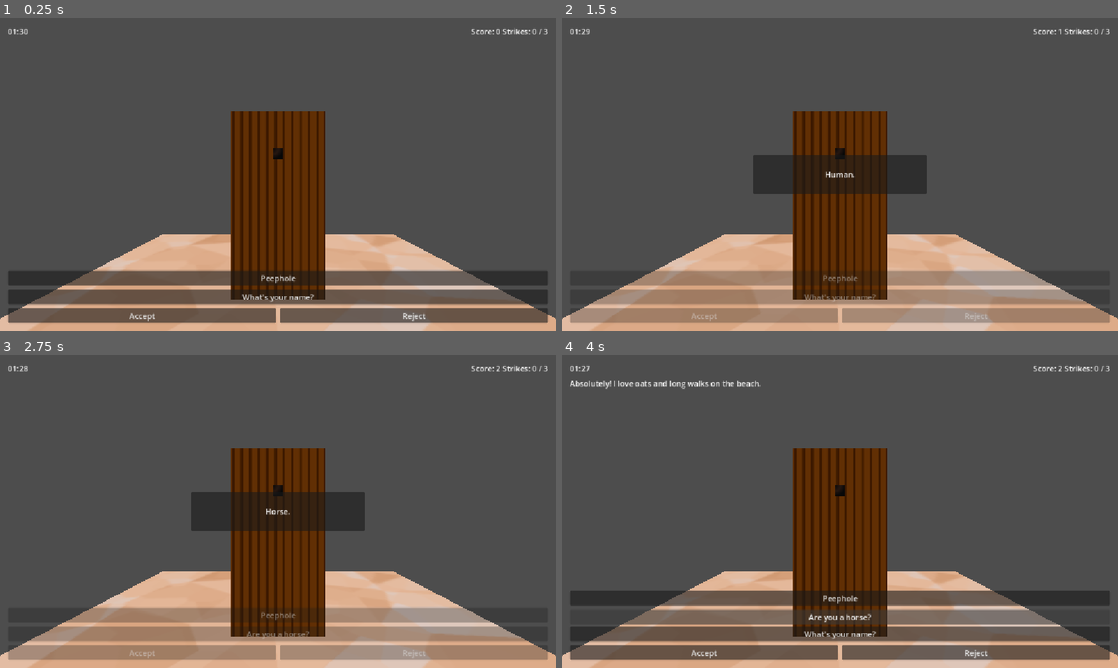
Above: before the commit, frames 1-4 (two rows, left to right).
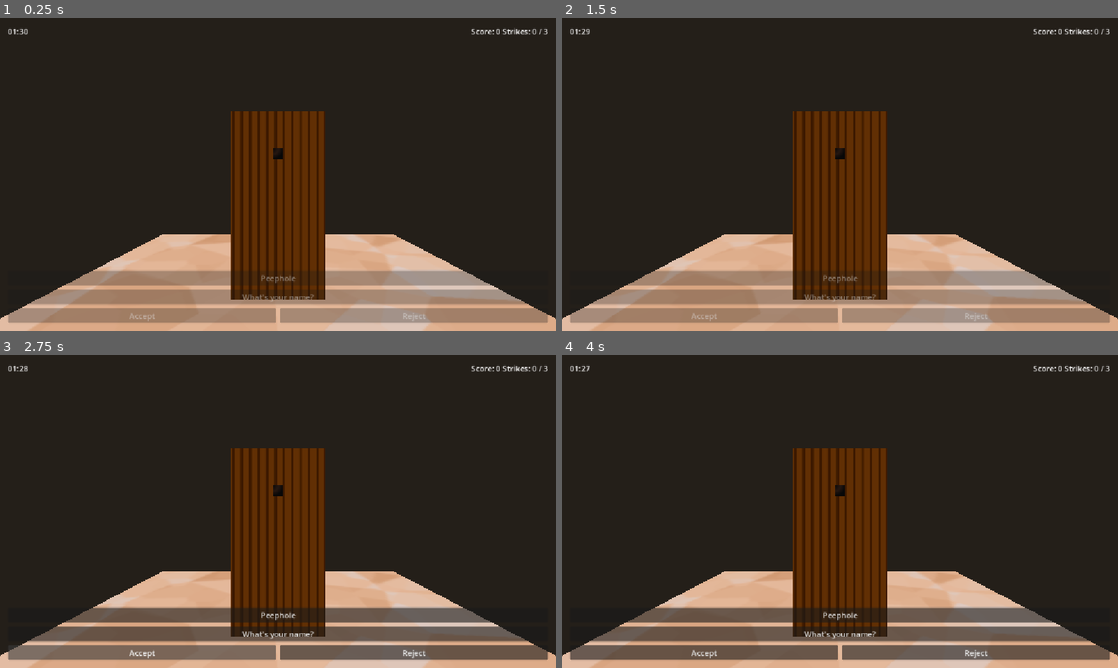
Above: after the commit, the same moments.

Repository: CameronDoodle/centaur-game
Game: Godot game, scene res://scenes/main.tscn
Two runs of this game, one before a commit and one after it. Both use one fixed random seed, a clock stepped at 60 frames per second and the inputs below. Sound files missing from this copy of the repository are replaced by a short silence.
Inputs (mouse positions are in pixels of both pictures, inside the frame that each line leads up to):
- Up to frame 1 (0.25 s): no input
- Up to frame 2 (1.5 s): click (706, 315) at 0.5 s, where only the run before the commit has a clickable "Accept"; tap Enter at 1.25 s
- Up to frame 3 (2.75 s): click (144, 652) at 2 s, where only the run before the commit has a clickable "Accept"
- Up to frame 4 (4 s): click (840, 614) at 2.75 s, where only the run after the commit has a clickable "Peephole"; click "Are you a horse?" (after the commit: "Back") at 3.5 s

The runs differ from the first frame. In frame 1, 79% of the frame differs, in the area x 0-100%, y 0-98%; in frame 2, 70%; in frame 3, 81%; in frame 4, 72%.

Commit message:
feat: added human, horse, and centaur models and audio

Diff:
--- /dev/null
+++ b/code/centaur.gd
@@ -0,0 +1,150 @@
+extends Node3D
+
+## Parents the man's waist onto the horse withers and hides leftover head/legs.
+
+@export var torso_offset := Vector3(0.0, 0.2, -0.3)
+@export var horse_idle_hint := "Idle"
+@export var man_idle_hint := "Man_Idle"
+
+const HORSE_HIDE_BONES: PackedStringArray = ["Neck", "Head"]
+const MAN_HIDE_BONES: PackedStringArray = [
+	"UpperLeg.L",
+	"LowerLeg.L",
+	"UpperLeg.R",
+	"LowerLeg.R",
+	"Foot.L",
+	"Foot.R",
+]
+const BONE_HIDE_SCALE := Vector3(0.01, 0.01, 0.01)
+
+@onready var _horse: Node3D = $Horse
+@onready var _man: Node3D = $Man
+
+var _horse_skeleton: Skeleton3D
+var _man_skeleton: Skeleton3D
+var _shoulder_bone: int = -1
+var _hips_bone: int = -1
+var _horse_hide_indices: PackedInt32Array = []
+var _man_hide_indices: PackedInt32Array = []
+
+
+func _ready() -> void:
+	process_priority = 100
+	_horse_skeleton = _find_skeleton(_horse)
+	_man_skeleton = _find_skeleton(_man)
+	if _horse_skeleton == null or _man_skeleton == null:
+		push_error("Centaur: missing Skeleton3D on Horse or Man.")
+		set_process(false)
+		return
+	_shoulder_bone = _horse_skeleton.find_bone("Shoulders")
+	_hips_bone = _man_skeleton.find_bone("Hips")
+	if _shoulder_bone < 0 or _hips_bone < 0:
+		push_error("Centaur: Could not find Shoulders or Hips bones.")
+		set_process(false)
+		return
+	_horse_hide_indices = _bone_indices(_horse_skeleton, HORSE_HIDE_BONES)
+	_man_hide_indices = _bone_indices(_man_skeleton, MAN_HIDE_BONES)
+	_zero_bone_rest_positions(_horse_skeleton, _horse_hide_indices)
+	_make_unshaded(_horse)
+	_make_unshaded(_man)
+	_play_idle(_horse, horse_idle_hint)
+	_play_idle(_man, man_idle_hint)
+	_apply_hidden_bone_scales()
+	_glue_torso()
+
+
+func _process(_delta: float) -> void:
+	_apply_hidden_bone_scales()
+	_glue_torso()
+
+
+func _glue_torso() -> void:
+	var shoulder_world := _bone_world_position(_horse_skeleton, _shoulder_bone)
+	var hips_world := _bone_world_position(_man_skeleton, _hips_bone)
+	var offset_world := _horse.to_global(torso_offset) - _horse.global_position
+	_man.global_position += shoulder_world + offset_world - hips_world
+
+
+func _apply_hidden_bone_scales() -> void:
+	_collapse_bones(_horse_skeleton, _horse_hide_indices)
+	_collapse_bones(_man_skeleton, _man_hide_indices)
+
+
+func _zero_bone_rest_positions(skeleton: Skeleton3D, indices: PackedInt32Array) -> void:
+	for bone_index in indices:
+		var rest := skeleton.get_bone_rest(bone_index)
+		rest.origin = Vector3.ZERO
+		skeleton.set_bone_rest(bone_index, rest)
+
+
+func _collapse_bones(skeleton: Skeleton3D, indices: PackedInt32Array) -> void:
+	for bone_index in indices:
+		skeleton.set_bone_pose_scale(bone_index, BONE_HIDE_SCALE)
+		skeleton.set_bone_pose_position(bone_index, Vector3.ZERO)
+
+
+func _bone_indices(skeleton: Skeleton3D, names: PackedStringArray) -> PackedInt32Array:
+	var indices := PackedInt32Array()
+	for bone_name in names:
+		var bone_index := skeleton.find_bone(bone_name)
+		if bone_index < 0:
+			push_warning("Centaur: bone not found: %s" % bone_name)
+			continue
+		indices.append(bone_index)
+	return indices
+
+
+func _bone_world_position(skeleton: Skeleton3D, bone_index: int) -> Vector3:
+	return skeleton.to_global(skeleton.get_bone_global_pose(bone_index).origin)
+
+
+func _play_idle(root: Node, hint: String) -> void:
+	var player := _find_animation_player(root)
+	if player == null:
+		return
+	var anim_name := ""
+	for candidate in player.get_animation_list():
+		if hint in candidate:
+			anim_name = candidate
+			break
+	if anim_name.is_empty():
+		return
+	var animation := player.get_animation(anim_name)
+	if animation:
+		animation.loop_mode = Animation.LOOP_LINEAR
+	player.play(anim_name)
+
+
+func _make_unshaded(root: Node) -> void:
+	if root is MeshInstance3D:
+		var mesh_instance := root as MeshInstance3D
+		var mesh := mesh_instance.mesh
+		if mesh:
+			for surface_index in mesh.get_surface_count():
+				var material := mesh_instance.get_active_material(surface_index)
+				if material is BaseMaterial3D:
+					var unique_material := (material as BaseMaterial3D).duplicate() as BaseMaterial3D
+					unique_material.shading_mode = BaseMaterial3D.SHADING_MODE_UNSHADED
+					mesh_instance.set_surface_override_material(surface_index, unique_material)
+	for child in root.get_children():
+		_make_unshaded(child)
+
+
+func _find_skeleton(root: Node) -> Skeleton3D:
+	if root is Skeleton3D:
+		return root
+	for child in root.get_children():
+		var found := _find_skeleton(child)
+		if found:
+			return found
+	return null
+
+
+func _find_animation_player(root: Node) -> AnimationPlayer:
+	if root is AnimationPlayer:
+		return root
+	for child in root.get_children():
+		var found := _find_animation_player(child)
+		if found:
+			return found
+	return null
--- /dev/null
+++ b/code/subject_idle.gd
@@ -0,0 +1,26 @@
+extends Node3D
+
+@export var idle_hint := "Idle"
+
+
+func _ready() -> void:
+	var player := _find_animation_player(self)
+	if player == null:
+		return
+	for candidate in player.get_animation_list():
+		if idle_hint in candidate:
+			var animation := player.get_animation(candidate)
+			if animation:
+				animation.loop_mode = Animation.LOOP_LINEAR
+			player.play(candidate)
+			return
+
+
+func _find_animation_player(root: Node) -> AnimationPlayer:
+	if root is AnimationPlayer:
+		return root
+	for child in root.get_children():
+		var found := _find_animation_player(child)
+		if found:
+			return found
+	return null
--- a/code/subject_presenter.gd
+++ b/code/subject_presenter.gd
@@ -24,8 +24,7 @@
 	side_window = parent.get_node("world/side_window") as Node3D
 	if gate_camera:
 		_gate_camera_rest_transform = gate_camera.transform
-	if peephole_camera and subject_anchor:
-		peephole_camera.look_at(subject_anchor.global_position, Vector3.UP)
+	_aim_peephole_at_face()
 	if door_open:
 		door_open.visible = false
 	if side_window:
@@ -38,6 +37,7 @@
 		return
 	_subject_instance = subject_scene.instantiate() as Node3D
 	subject_anchor.add_child(_subject_instance)
+	_aim_peephole_at_face()
 
 
 func clear_subject() -> void:
@@ -60,6 +60,7 @@
 	)
 	_zoom_tween = create_tween()
 	_zoom_tween.tween_property(gate_camera, "global_transform", zoom_target, 0.35)
+	_aim_peephole_at_face()
 	_zoom_tween.tween_callback(func() -> void:
 		peephole_camera.current = true
 		if on_complete.is_valid():
@@ -94,7 +95,7 @@
 		door_open.visible = true
 	if side_window:
 		side_window.visible = false
-	_tween_subject(Vector3(0.0, 1.0, 1.5), on_complete)
+	_tween_subject(Vector3(0.0, 0.0, 1.5), on_complete)
 
 
 func play_reject(on_complete: Callable = Callable()) -> void:
@@ -104,7 +105,26 @@
 		door_open.visible = false
 	if side_window:
 		side_window.visible = true
-	_tween_subject(Vector3(1.4, 1.0, 0.2), on_complete)
+	_tween_subject(Vector3(1.4, 0.0, 0.2), on_complete)
+
+
+func _aim_peephole_at_face() -> void:
+	if peephole_camera == null:
+		return
+	var target := _face_global_position()
+	if peephole_camera.global_position.is_equal_approx(target):
+		return
+	peephole_camera.look_at(target, Vector3.UP)
+
+
+func _face_global_position() -> Vector3:
+	if _subject_instance and is_instance_valid(_subject_instance):
+		var face := _subject_instance.find_child("Face", true, false) as Node3D
+		if face:
+			return face.global_position
+	if subject_anchor:
+		return subject_anchor.global_position + Vector3(0.0, 1.45, 0.0)
+	return Vector3.ZERO
 
 
 func _tween_subject(target: Vector3, on_complete: Callable) -> void:
@@ -114,6 +134,7 @@
 		return
 	if _move_tween:
 		_move_tween.kill()
+	target.y = _subject_instance.global_position.y
 	_move_tween = create_tween()
 	_move_tween.tween_property(_subject_instance, "global_position", target, 1.2)
 	_move_tween.tween_callback(func() -> void:
--- a/resources/subjects/centaur_01.tres
+++ b/resources/subjects/centaur_01.tres
@@ -1,11 +1,17 @@
-[gd_resource type="Resource" script_class="SubjectDef" load_steps=4 format=3 uid="uid://subject_centaur_01"]
+[gd_resource type="Resource" script_class="SubjectDef" load_steps=7 format=3 uid="uid://subject_centaur_01"]
 
 [ext_resource type="Script" path="res://resources/subject_def.gd" id="1"]
 [ext_resource type="Resource" uid="uid://question_centaur_horse" path="res://resources/subjects/centaur_01_q1.tres" id="2"]
 [ext_resource type="Resource" uid="uid://question_centaur_name" path="res://resources/subjects/centaur_01_q2.tres" id="3"]
+[ext_resource type="PackedScene" uid="uid://c3x5vtuajwv6t" path="res://scenes/subjects/centaur.tscn" id="4"]
+[ext_resource type="AudioStream" uid="uid://d4kng6kbw2isj" path="res://sfx/human_approach.mp3" id="5"]
+[ext_resource type="AudioStream" uid="uid://chrt52usavikf" path="res://sfx/horse_knocking.mp3" id="6"]
 
 [resource]
 script = ExtResource("1")
 true_type = 2
+approach_stream = ExtResource("5")
+knock_stream = ExtResource("6")
+subject_scene = ExtResource("4")
 questions = [ExtResource("2"), ExtResource("3")]
 reveal_text = "Centaur. Wearing a horse mask and sneakers."
--- a/resources/subjects/horse_01.tres
+++ b/resources/subjects/horse_01.tres
@@ -1,10 +1,16 @@
-[gd_resource type="Resource" script_class="SubjectDef" load_steps=3 format=3 uid="uid://subject_horse_01"]
+[gd_resource type="Resource" script_class="SubjectDef" load_steps=6 format=3 uid="uid://subject_horse_01"]
 
 [ext_resource type="Script" path="res://resources/subject_def.gd" id="1"]
 [ext_resource type="Resource" uid="uid://question_horse_name" path="res://resources/subjects/horse_01_q1.tres" id="2"]
+[ext_resource type="PackedScene" uid="uid://scene_horse_01" path="res://scenes/subjects/horse.tscn" id="3"]
+[ext_resource type="AudioStream" uid="uid://dxmg1qoxpkx81" path="res://sfx/horse_approach.mp3" id="4"]
+[ext_resource type="AudioStream" uid="uid://chrt52usavikf" path="res://sfx/horse_knocking.mp3" id="5"]
 
 [resource]
 script = ExtResource("1")
 true_type = 1
+approach_stream = ExtResource("4")
+knock_stream = ExtResource("5")
+subject_scene = ExtResource("3")
 questions = [ExtResource("2")]
 reveal_text = "Horse."
--- a/resources/subjects/human_01.tres
+++ b/resources/subjects/human_01.tres
@@ -1,10 +1,16 @@
-[gd_resource type="Resource" script_class="SubjectDef" load_steps=3 format=3 uid="uid://subject_human_01"]
+[gd_resource type="Resource" script_class="SubjectDef" load_steps=6 format=3 uid="uid://subject_human_01"]
 
 [ext_resource type="Script" path="res://resources/subject_def.gd" id="1"]
 [ext_resource type="Resource" uid="uid://question_human_name" path="res://resources/subjects/human_01_q1.tres" id="2"]
+[ext_resource type="PackedScene" uid="uid://scene_human_01" path="res://scenes/subjects/human.tscn" id="3"]
+[ext_resource type="AudioStream" uid="uid://d4kng6kbw2isj" path="res://sfx/human_approach.mp3" id="4"]
+[ext_resource type="AudioStream" uid="uid://ckpgg4ldcleyp" path="res://sfx/human_knocking.mp3" id="5"]
 
 [resource]
 script = ExtResource("1")
 true_type = 0
+approach_stream = ExtResource("4")
+knock_stream = ExtResource("5")
+subject_scene = ExtResource("3")
 questions = [ExtResource("2")]
 reveal_text = "Human."
--- a/scenes/main.tscn
+++ b/scenes/main.tscn
@@ -69,6 +69,13 @@
 noise = SubResource("FastNoiseLite_4wr1s")
 color_ramp = SubResource("Gradient_7e0vu")
 
+[sub_resource type="Environment" id="Environment_main"]
+background_mode = 1
+background_color = Color(0.14, 0.12, 0.1, 1)
+ambient_light_source = 2
+ambient_light_color = Color(0.72, 0.66, 0.58, 1)
+ambient_light_energy = 0.55
+
 [node name="main" type="Node3D" unique_id=2092766603]
 
 [node name="EncounterDirector" type="Node" parent="." unique_id=1187000083]
@@ -113,7 +120,14 @@
 texture = SubResource("NoiseTexture2D_72uko")
 
 [node name="subject_anchor" type="Marker3D" parent="world" unique_id=353364536]
-transform = Transform3D(1, 0, 0, 0, 1, 0, 0, 0, 1, 0, 1.2, -0.8)
+transform = Transform3D(1, 0, 0, 0, 1, 0, 0, 0, 1, 0, 0, -0.8)
+
+[node name="DirectionalLight3D" type="DirectionalLight3D" parent="."]
+transform = Transform3D(0.8660254, -0.3535534, 0.3535534, 0, 0.7071068, 0.7071068, -0.5, -0.6123724, 0.6123724, 0, 3, 2)
+light_energy = 1.1
+
+[node name="WorldEnvironment" type="WorldEnvironment" parent="."]
+environment = SubResource("Environment_main")
 
 [node name="Camera3D" type="Camera3D" parent="." unique_id=1892879549]
 transform = Transform3D(1, 0, 0, 0, 1, 0, 0, 0, 1, 0, 1.3284752, 2.3263311)
--- /dev/null
+++ b/scenes/subjects/centaur.tscn
@@ -0,0 +1,16 @@
+[gd_scene format=3 uid="uid://c3x5vtuajwv6t"]
+
+[ext_resource type="Script" uid="uid://dv2n57j3746xa" path="res://code/centaur.gd" id="1"]
+[ext_resource type="PackedScene" uid="uid://u32p7b7pgrmc" path="res://art/horse/Horse.glb" id="2"]
+[ext_resource type="PackedScene" uid="uid://07pqsm3n4xto" path="res://art/human/Man.glb" id="3"]
+
+[node name="Centaur" type="Node3D" unique_id=24828742]
+transform = Transform3D(0.25, 0, 0, 0, 0.25, 0, 0, 0, 0.25, 0, 0, 0)
+script = ExtResource("1")
+
+[node name="Horse" parent="." unique_id=1003473112 instance=ExtResource("2")]
+
+[node name="Man" parent="." unique_id=1379181845 instance=ExtResource("3")]
+
+[node name="Face" type="Marker3D" parent="."]
+transform = Transform3D(1, 0, 0, 0, 1, 0, 0, 0, 1, 0, 2.4, 0.5)
--- /dev/null
+++ b/scenes/subjects/horse.tscn
@@ -0,0 +1,14 @@
+[gd_scene load_steps=3 format=3 uid="uid://scene_horse_01"]
+
+[ext_resource type="Script" uid="uid://csubjectidle01" path="res://code/subject_idle.gd" id="1"]
+[ext_resource type="PackedScene" uid="uid://u32p7b7pgrmc" path="res://art/horse/Horse.glb" id="2"]
+
+[node name="Horse" type="Node3D"]
+transform = Transform3D(0.25, 0, 0, 0, 0.25, 0, 0, 0, 0.25, 0, 0, 0)
+script = ExtResource("1")
+idle_hint = "Idle"
+
+[node name="HorseModel" parent="." instance=ExtResource("2")]
+
+[node name="Face" type="Marker3D" parent="."]
+transform = Transform3D(1, 0, 0, 0, 1, 0, 0, 0, 1, 0, 1.55, 1.4)
--- /dev/null
+++ b/scenes/subjects/human.tscn
@@ -0,0 +1,14 @@
+[gd_scene load_steps=3 format=3 uid="uid://scene_human_01"]
+
+[ext_resource type="Script" uid="uid://csubjectidle01" path="res://code/subject_idle.gd" id="1"]
+[ext_resource type="PackedScene" uid="uid://07pqsm3n4xto" path="res://art/human/Man.glb" id="2"]
+
+[node name="Human" type="Node3D"]
+transform = Transform3D(0.25, 0, 0, 0, 0.25, 0, 0, 0, 0.25, 0, 0, 0)
+script = ExtResource("1")
+idle_hint = "Man_Idle"
+
+[node name="Man" parent="." instance=ExtResource("2")]
+
+[node name="Face" type="Marker3D" parent="."]
+transform = Transform3D(1, 0, 0, 0, 1, 0, 0, 0, 1, 0, 1.65, 0.2)
Binary file added: art/3d_models/Wooden Door by Kenney - P09FqyST04.glb
Not shown, added: art/3d_models/Wooden Door by Kenney - P09FqyST04.glb.import
Binary file added: art/3d_models/Wooden Door by Kenney - P09FqyST04_colormap.png
Not shown, added: art/3d_models/Wooden Door by Kenney - P09FqyST04_colormap.png.import
Binary file added: art/horse/Horse.glb
Not shown, added: art/horse/Horse.glb.import
Binary file added: art/human/Man.glb
Not shown, added: art/human/Man.glb.import
Not shown, added: code/centaur.gd.uid
Not shown, added: code/subject_idle.gd.uid
Not shown, added: sfx/horse_approach.mp3.import
Not shown, added: sfx/horse_knocking.mp3.import
(and 6 more such lines)
